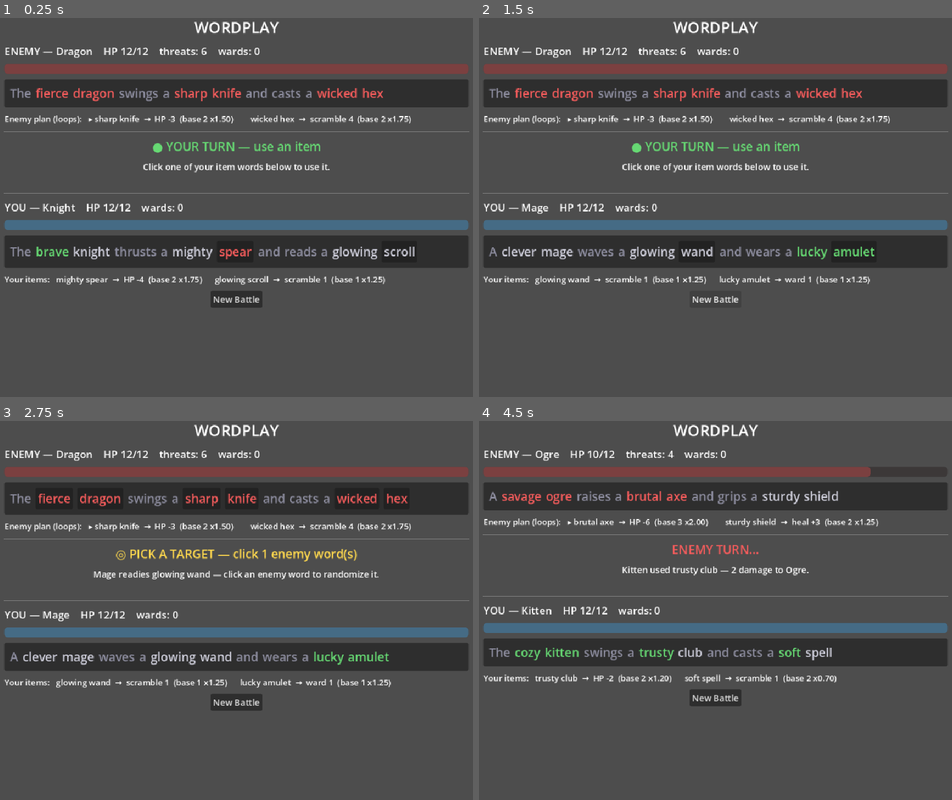
Above: before the commit, frames 1-4 (two rows, left to right).
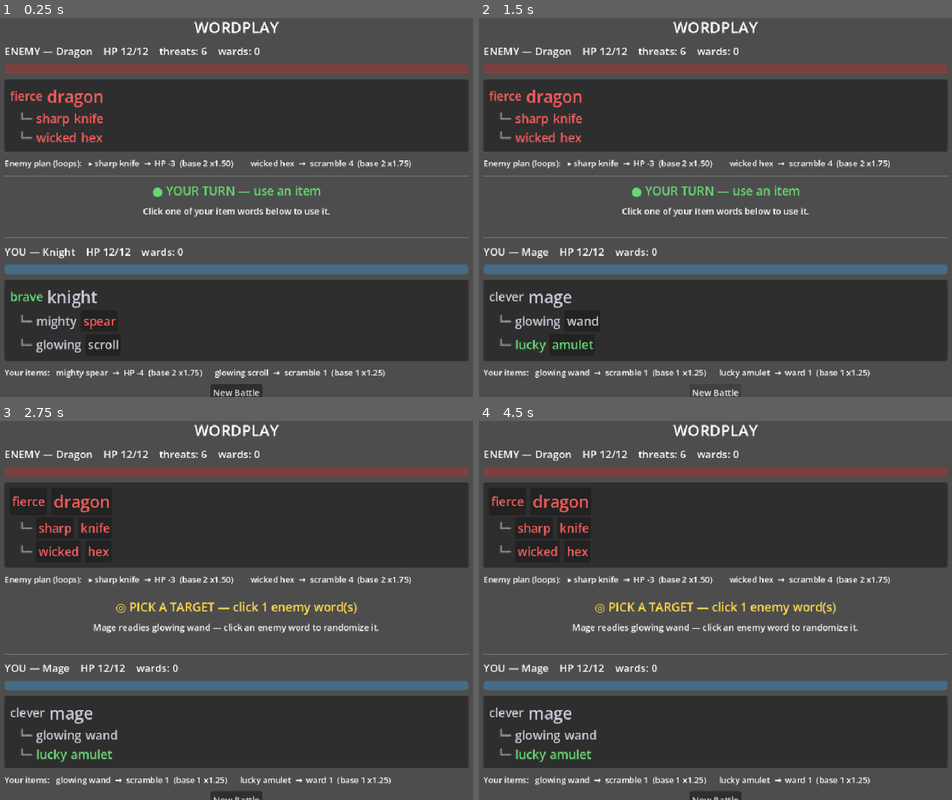
Above: after the commit, the same moments.

Repository: mattloper/wordbane
Game: Godot game, scene res://main.tscn
Two runs of this game, one before a commit and one after it. Both use one fixed random seed, a clock stepped at 60 frames per second and the inputs below.
Inputs (mouse positions are in pixels of both pictures, inside the frame that each line leads up to):
- Up to frame 1 (0.25 s): no input
- Up to frame 2 (1.5 s): click "New Battle" at 0.5 s; click "New Battle" at 1.25 s
- Up to frame 3 (2.75 s): click "wand" at 2 s
- Up to frame 4 (4.5 s): click "New Battle" at 2.75 s; click "New Battle" at 3.5 s; click (691, 655) at 4.25 s, where only the run before the commit has a clickable "club"

The runs differ from the first frame. In frame 1, 49% of the frame differs, in the area x 0-100%, y 18-100%; in frame 2, 49%; in frame 3, 48%; in frame 4, 51%, in the area x 0-100%, y 7-100%.

Commit message:
Render each character as a sideways word-tree 'being' (owner = body, items = branches) instead of a flat sentence row

Diff:
--- a/game/main.gd
+++ b/game/main.gd
@@ -39,12 +39,12 @@
 var _banner: Label
 var _enemy_header: Label
 var _enemy_hp: ProgressBar
-var _enemy_row: HFlowContainer
+var _enemy_being: VBoxContainer
 var _telegraph: Label
 var _status: Label
 var _player_header: Label
 var _player_hp: ProgressBar
-var _player_row: HFlowContainer
+var _player_being: VBoxContainer
 var _player_items: Label
 
 
@@ -92,8 +92,8 @@
 	col.add_child(_enemy_header)
 	_enemy_hp = _hp_bar(Color(0.85, 0.30, 0.30))
 	col.add_child(_enemy_hp)
-	_enemy_row = _word_row()
-	col.add_child(_panel(_enemy_row))
+	_enemy_being = _being()
+	col.add_child(_panel(_enemy_being))
 	_telegraph = _label("", 15)
 	_telegraph.autowrap_mode = TextServer.AUTOWRAP_WORD_SMART
 	col.add_child(_telegraph)
@@ -117,8 +117,8 @@
 	col.add_child(_player_header)
 	_player_hp = _hp_bar(Color(0.35, 0.70, 0.95))
 	col.add_child(_player_hp)
-	_player_row = _word_row()
-	col.add_child(_panel(_player_row))
+	_player_being = _being()
+	col.add_child(_panel(_player_being))
 	_player_items = _label("", 15)
 	_player_items.autowrap_mode = TextServer.AUTOWRAP_WORD_SMART
 	col.add_child(_player_items)
@@ -151,11 +151,10 @@
 	return bar
 
 
-func _word_row() -> HFlowContainer:
-	var row := HFlowContainer.new()
-	row.add_theme_constant_override("h_separation", 8)
-	row.add_theme_constant_override("v_separation", 6)
-	return row
+func _being() -> VBoxContainer:
+	var box := VBoxContainer.new()
+	box.add_theme_constant_override("separation", 4)
+	return box
 
 
 func _panel(child: Control) -> PanelContainer:
@@ -198,10 +197,8 @@
 	_player_header.text = "YOU — %s    HP %d/%d    wards: %d" % [
 		_player.name, _player.hp, _player.max_hp, _player.wards]
 
-	_render_words(_enemy_row, _enemy.tokens,
-		"target" if _state == ST_TARGET else "none")
-	_render_words(_player_row, _player.tokens,
-		"items" if _state == ST_CHOOSE else "none")
+	_render_being(_enemy_being, _enemy, "target" if _state == ST_TARGET else "none")
+	_render_being(_player_being, _player, "items" if _state == ST_CHOOSE else "none")
 
 	_banner.text = _banner_text()
 	_banner.add_theme_color_override("font_color", _banner_color())
@@ -226,40 +223,82 @@
 		_: return COLOR_NEUTRAL
 
 
-## Render a sentence. mode: "items" (player item buttons),
-## "target" (enemy word buttons), or "none" (all labels).
-func _render_words(row: HFlowContainer, tokens: Array, mode: String) -> void:
-	for c in row.get_children():
+## Render a character as a small sideways tree: the owner is the body (top),
+## each item branches below it as a limb carrying its adjectives. This is the
+## dependency structure spaCy found at build time, shown directly.
+## mode: "items" (player item buttons), "target" (enemy word buttons), "none".
+func _render_being(box: VBoxContainer, fighter: Dictionary, mode: String) -> void:
+	for c in box.get_children():
 		c.queue_free()
+	var tokens: Array = fighter.tokens
+
+	# Owner line: the owner word (big), preceded by its adjectives.
+	var owner_line := _branch_row()
+	var owner_idx := -1
 	for i in range(tokens.size()):
-		var token: Dictionary = tokens[i]
-		var color := _sentiment_color(token)
-		var kind: String = token.get("kind", "")
-		var make_button := false
-		var cb := Callable()
-		if mode == "items" and kind == GameLogic.KIND_ITEM:
-			make_button = true
-			cb = Callable(self, "_on_player_item_pressed").bind(int(token.get("item_index", -1)))
-		elif mode == "target" and kind in GameLogic.EDITABLE_KINDS:
-			make_button = true
-			cb = Callable(self, "_on_enemy_word_pressed").bind(i)
-
-		if make_button:
-			var btn := Button.new()
-			btn.text = token.get("text", "")
-			btn.add_theme_font_size_override("font_size", 22)
-			btn.add_theme_color_override("font_color", color)
-			btn.add_theme_color_override("font_hover_color", Color.WHITE)
-			if mode == "items":
-				btn.tooltip_text = _item_effect_text(tokens, int(token.get("item_index", -1)))
-			btn.pressed.connect(cb)
-			row.add_child(btn)
-		else:
-			var lbl := Label.new()
-			lbl.text = token.get("text", "")
-			lbl.add_theme_font_size_override("font_size", 22)
-			lbl.add_theme_color_override("font_color", color)
-			row.add_child(lbl)
+		var t: Dictionary = tokens[i]
+		if t.get("kind", "") == GameLogic.KIND_ADJ and t.get("attaches", "") == "owner":
+			owner_line.add_child(_token_control(t, i, tokens, mode, 22))
+		elif t.get("kind", "") == GameLogic.KIND_CREATURE and t.get("is_owner", false):
+			owner_idx = i
+	if owner_idx >= 0:
+		owner_line.add_child(_token_control(tokens[owner_idx], owner_idx, tokens, mode, 30))
+	box.add_child(owner_line)
+
+	# One branch per item, in cycle order: connector + adjectives + item noun.
+	for item_index in fighter.item_order:
+		var line := _branch_row()
+		line.add_child(_connector("   ┗━"))
+		var noun_idx := -1
+		for i in range(tokens.size()):
+			var t: Dictionary = tokens[i]
+			if t.get("kind", "") == GameLogic.KIND_ADJ and t.get("attaches", "") == "item:%d" % int(item_index):
+				line.add_child(_token_control(t, i, tokens, mode, 22))
+			elif t.get("kind", "") == GameLogic.KIND_ITEM and int(t.get("item_index", -1)) == int(item_index):
+				noun_idx = i
+		if noun_idx >= 0:
+			line.add_child(_token_control(tokens[noun_idx], noun_idx, tokens, mode, 22))
+		box.add_child(line)
+
+
+func _branch_row() -> HBoxContainer:
+	var row := HBoxContainer.new()
+	row.add_theme_constant_override("separation", 8)
+	return row
+
+
+func _connector(glyph: String) -> Label:
+	var l := _label(glyph, 20)
+	l.add_theme_color_override("font_color", COLOR_FIXED)
+	return l
+
+
+## One word as a Button (when interactive) or Label, colored by sentiment.
+func _token_control(token: Dictionary, idx: int, tokens: Array, mode: String, font_size: int) -> Control:
+	var color := _sentiment_color(token)
+	var kind: String = token.get("kind", "")
+	var cb := Callable()
+	if mode == "items" and kind == GameLogic.KIND_ITEM:
+		cb = Callable(self, "_on_player_item_pressed").bind(int(token.get("item_index", -1)))
+	elif mode == "target" and kind in GameLogic.EDITABLE_KINDS:
+		cb = Callable(self, "_on_enemy_word_pressed").bind(idx)
+
+	if not cb.is_null():
+		var btn := Button.new()
+		btn.text = token.get("text", "")
+		btn.add_theme_font_size_override("font_size", font_size)
+		btn.add_theme_color_override("font_color", color)
+		btn.add_theme_color_override("font_hover_color", Color.WHITE)
+		if mode == "items":
+			btn.tooltip_text = _item_effect_text(tokens, int(token.get("item_index", -1)))
+		btn.pressed.connect(cb)
+		return btn
+
+	var lbl := Label.new()
+	lbl.text = token.get("text", "")
+	lbl.add_theme_font_size_override("font_size", font_size)
+	lbl.add_theme_color_override("font_color", color)
+	return lbl
 
 
 func _sentiment_color(token: Dictionary) -> Color:
--- a/game/selftest.gd
+++ b/game/selftest.gd
@@ -69,11 +69,16 @@
 	_check(r_block.scrambled == 0 and r_block.blocked == r_block.amount,
 		"wards fully block a word attack")
 
-	# --- HP defense heals ---
-	player.wards = 0
-	player.hp = player.max_hp - 5
-	var r_heal := GameLogic.apply_item(player, enemy, 1, pools, rng)  # shield
-	_check(r_heal.type == GameLogic.HP_DEFENSE and player.hp > player.max_hp - 5,
+	# --- HP defense heals (find a character that actually has one) ---
+	var healer := GameLogic.make_fighter(_find(characters, "Ogre"))
+	var heal_idx := -1
+	for t in healer.tokens:
+		if t.get("kind", "") == GameLogic.KIND_ITEM and t.get("item_type", "") == GameLogic.HP_DEFENSE:
+			heal_idx = int(t.get("item_index", -1))
+	_check(heal_idx >= 0, "Ogre has an HP-defense item")
+	healer.hp = healer.max_hp - 5
+	var r_heal := GameLogic.apply_item(healer, healer, heal_idx, pools, rng)
+	_check(r_heal.type == GameLogic.HP_DEFENSE and healer.hp > healer.max_hp - 5,
 		"HP defense heals the user")
 
 	# --- pacify check responds to sentiment ---
